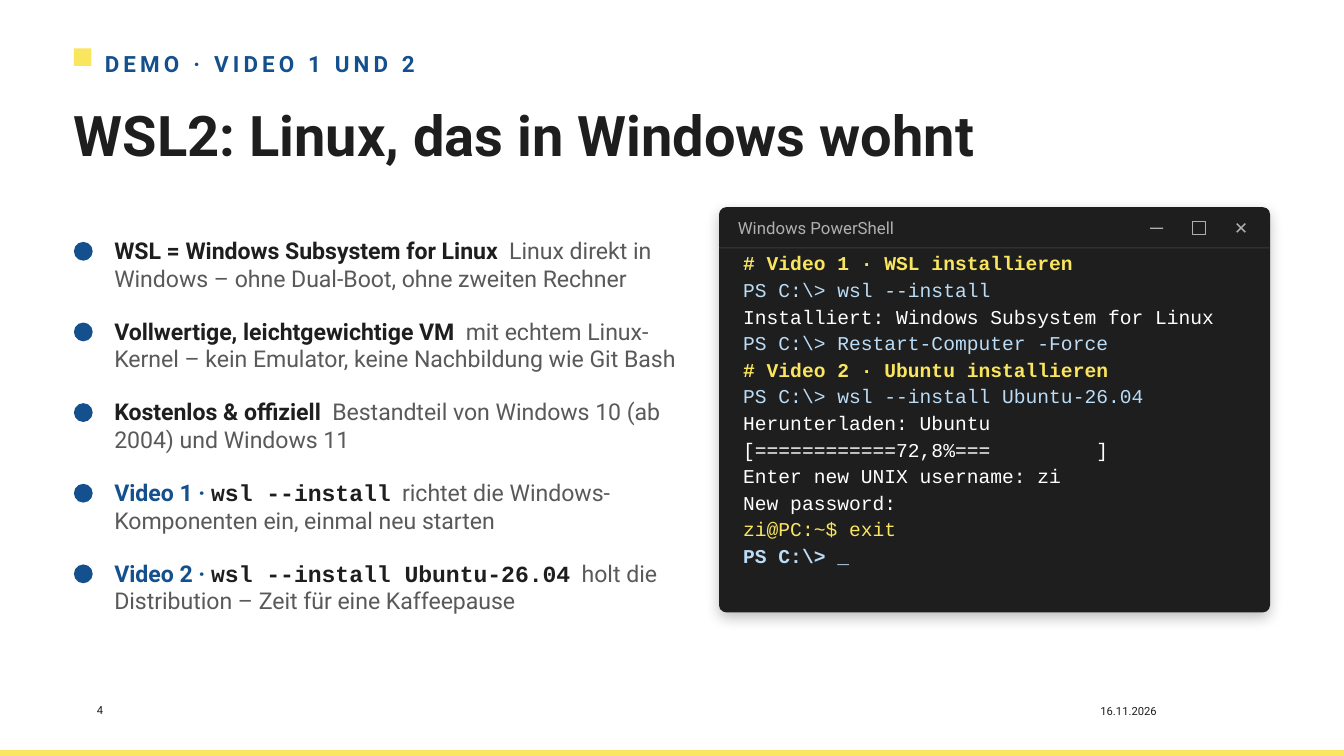
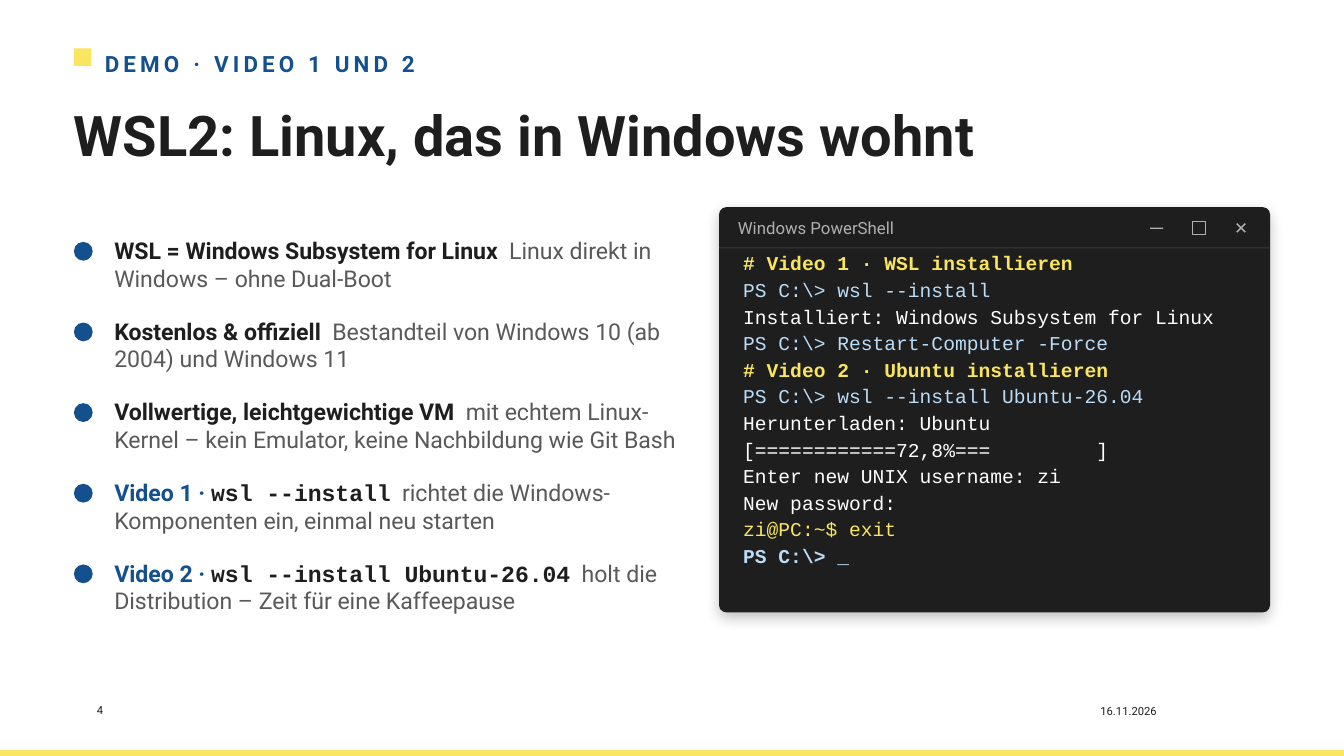
Before and after one commit to HerrZI/wsl2-school-lab, a slide deck: slide 4 of dokumente/Workshop_WSL2_Linux_unterrichten_neu.pptx. Drawn at 1344x756 pixels with LibreOffice and Linux fonts; fonts in the diff are those of the drawing; background and template pictures are left out. Boxes give left, top, right and bottom in pixels: in the first picture for what was removed or moved away, otherwise in the second. Text is boxed around its words. In the diff, an @@ line names an element or a change of style, - is before the commit and + after.

```diff
--- a/dokumente/Workshop_WSL2_Linux_unterrichten_neu.pptx
+++ b/dokumente/Workshop_WSL2_Linux_unterrichten_neu.pptx
@@ text at [114, 241, 651, 287]: text changed @@
-WSL = Windows Subsystem for Linux Linux direkt in Windows – ohne Dual-Boot, ohne zweiten Rechner
+WSL = Windows Subsystem for Linux Linux direkt in Windows – ohne Dual-Boot
@@ text "Kostenlos & offiziell Bestandteil von ...": place and size @@
-text "Kostenlos & offiziell Bestandteil von ..." at [114, 402, 660, 453]
+text "Kostenlos & offiziell Bestandteil von ..." at [114, 322, 660, 372]
@@ text "Vollwertige, leichtgewichtige VM mit echtem ...": place and size @@
-text "Vollwertige, leichtgewichtige VM mit echtem ..." at [114, 322, 675, 372]
+text "Vollwertige, leichtgewichtige VM mit echtem ..." at [114, 402, 675, 453]
```
Also in this commit, not shown: 4 other slides changed, 5 other files.
